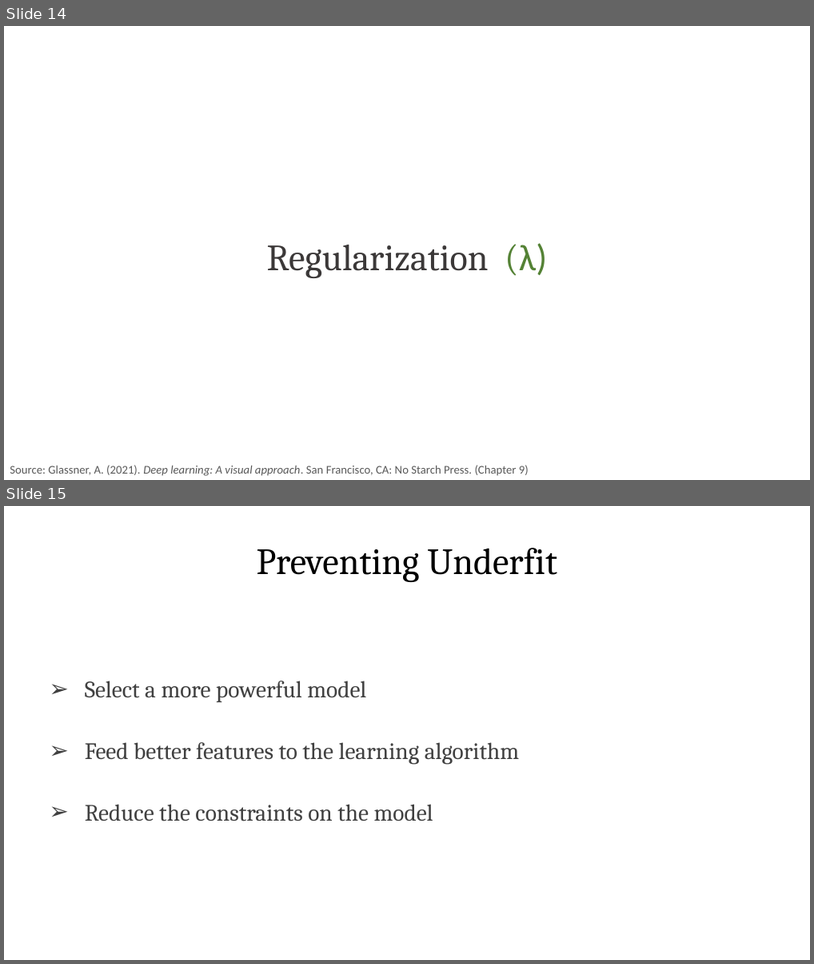
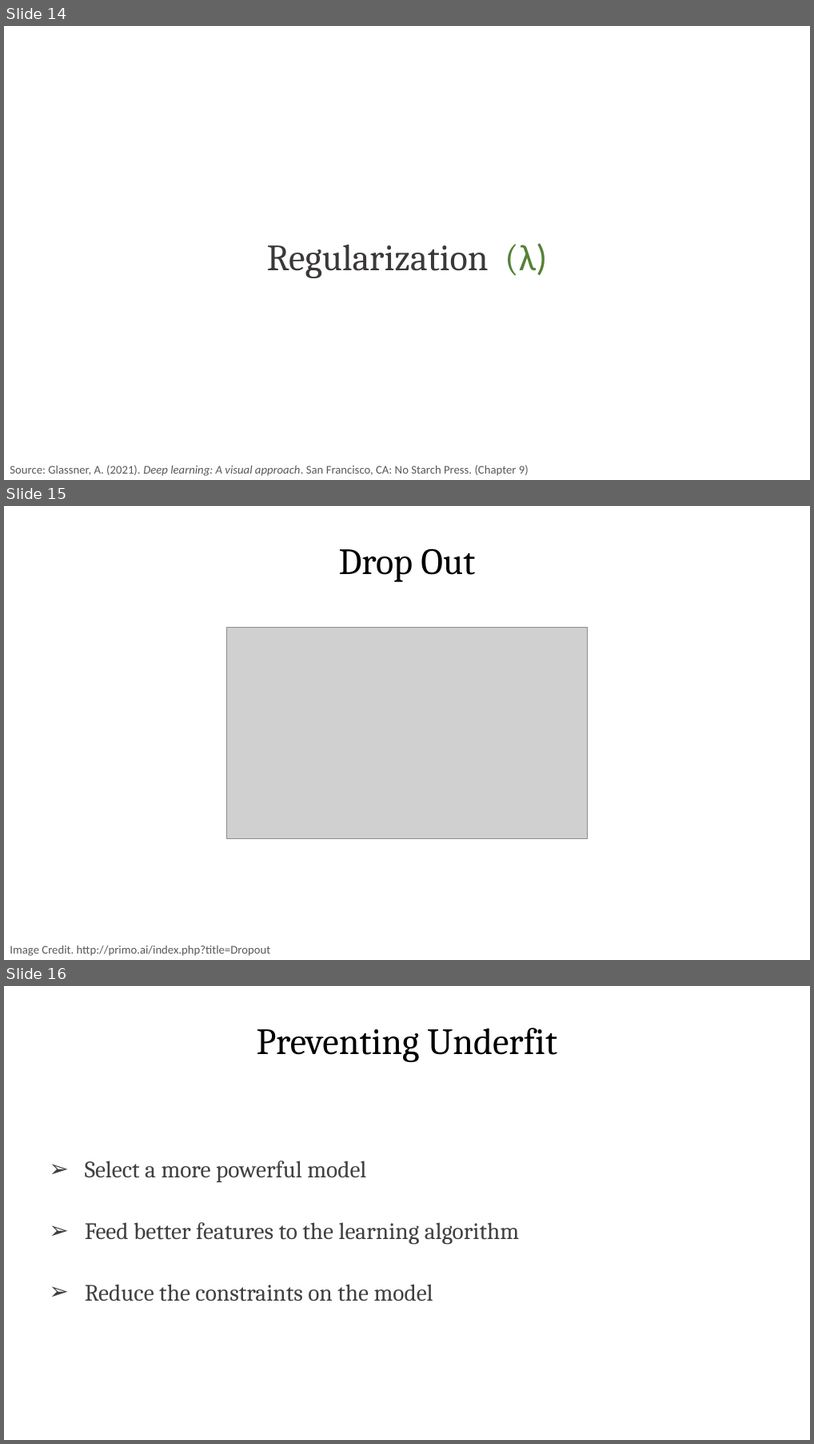
Before and after one commit to PracticumAI/cnn, a slide deck: presentations/03_data_augmentation.pptx. Shown one above the other, each under a label of ours: slides 14 and 15 before the commit, slides 14, 15 and 16 after it. The pictures are 814x964 and 814x1444 pixels, drawn with LibreOffice and Linux fonts; fonts in the diff are those of the drawing; grey boxes stand for pictures. Boxes give left, top, right and bottom in pixels: in the first picture for what was removed or moved away, otherwise in the second. Text is boxed around its words. In the diff, an @@ line names an element or a change of style, - is before the commit and + after.

```diff
--- a/presentations/03_data_augmentation.pptx
+++ b/presentations/03_data_augmentation.pptx
@@ slide 15 added at [4, 506, 810, 960], background #FFFFFF @@
@@ title added at [339, 548, 475, 582], 44 pt, text #000000 @@
+Drop Out
@@ picture added at [226, 628, 588, 838] @@
@@ text added at [10, 945, 271, 956], 14 pt, text #595959 @@
+Image Credit. http://primo.ai/index.php?title=Dropout
@@ what was slide 15 is now slide 16 @@
```
Also in this commit, not shown: 1 other file.
